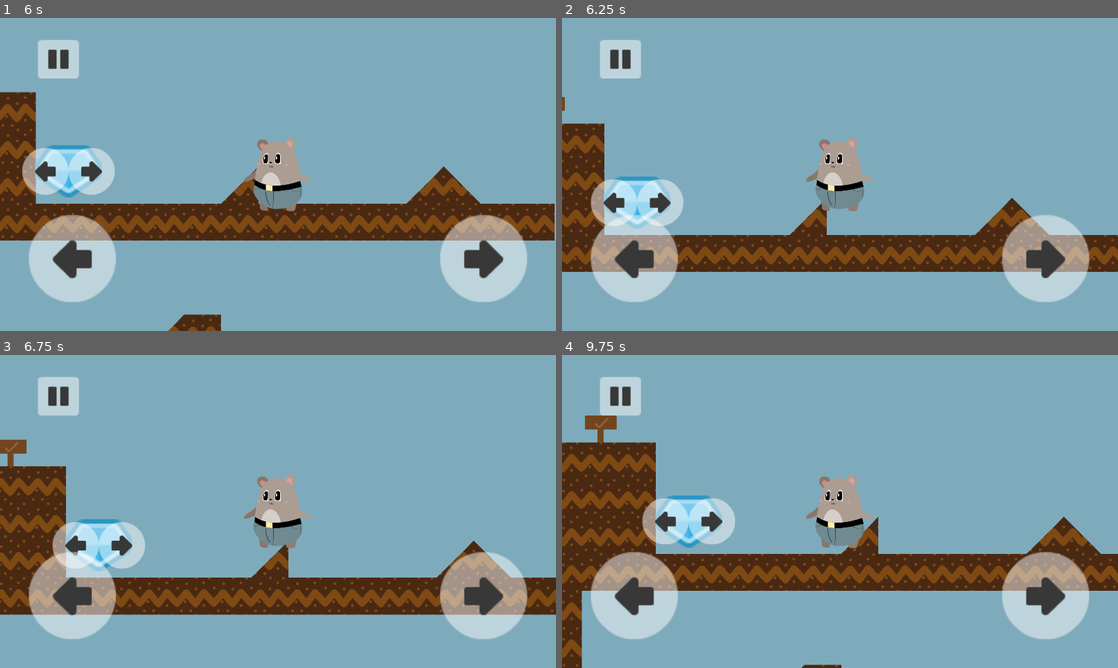
Above: before the commit, frames 1-4 (two rows, left to right).
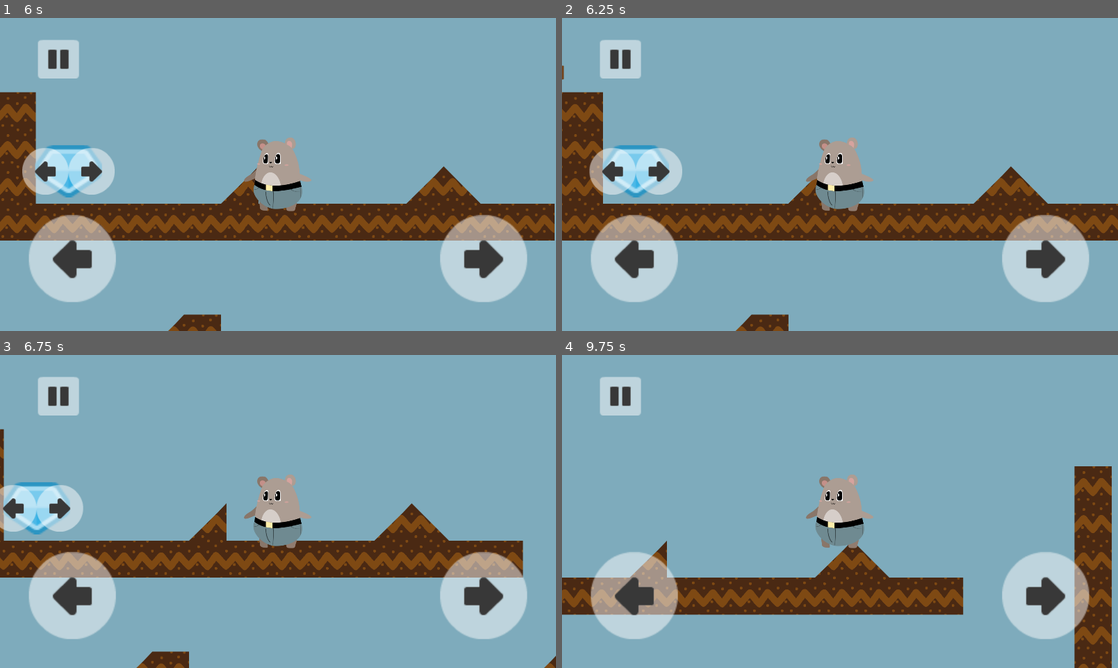
Above: after the commit, the same moments.

Repository: arnaudcoj/buttbutt_adventures
Game: Godot game, scene res://Main/scenes/Main.tscn
The game is run twice, just before and just after one commit, with the same random seed, the same clock (stepped at 60 frames per second) and the same inputs.
Inputs (mouse positions are in pixels of both pictures, inside the frame that each line leads up to):
- Up to frame 1 (6 s): tap Enter (ui_accept) at 0.5, 0.77, 1.52, 2, 4.25, 4.52, 5.27 s; move the mouse to (400, 158) at 0.52 s; hold Right (right_action) 0.53-2.03 s; click (400, 158) at 0.67 s; move the mouse to (166, 190) at 1.27 s; move the mouse to (333, 105) at 2.02 s; hold Left (left_action) 2.03-2.75 s; click (61, 58) at 2.75 s; click (350, 193) at 3.5 s; move the mouse to (250, 237) at 4.27 s; hold Right (right_action) 4.28-5.78 s; click (250, 237) at 4.42 s; move the mouse to (444, 221) at 5.02 s; move the mouse to (111, 127) at 5.77 s; hold Left (left_action) from 5.78 s (still down)
- Up to frame 2 (6.25 s): keep holding Left (left_action); tap Enter (ui_accept) at 6.02 s
- Up to frame 3 (6.75 s): move the mouse to (305, 511) at 6.52 s; release Left (left_action) at 6.53 s; hold Right (right_action) from 6.53 s (still down); click (305, 511) at 6.67 s
- Up to frame 4 (9.75 s): tap Enter (ui_accept) at 7.25, 7.52, 8.27, 8.75, 9.02 s; move the mouse to (756, 433) at 7.27 s; release Right (right_action) at 7.28 s; hold Left (left_action) 7.28-8.78 s; move the mouse to (962, 495) at 8.02 s; move the mouse to (728, 527) at 8.77 s; hold Right (right_action) from 8.78 s (still down); click (728, 527) at 8.92 s; move the mouse to (895, 442) at 9.52 s

Frame 1 is identical in both runs. In frame 2, 24% of the frame differs, in the area x 0-100%, y 15-100%; in frame 3, 26%; in frame 4, 27%, in the area x 0-100%, y 19-100%.
Error in both runs: Trying to assign value of type 'Node' to a variable of type 'KinematicBody2D'. (res://Main/scripts/Splash.gd:4)

Commit message:
minor improvements on ledge detector

Diff:
--- a/sources/entities/buttbutt/buttbutt.gd
+++ b/sources/entities/buttbutt/buttbutt.gd
@@ -30,20 +30,16 @@
 
 func can_grab_left_ledge():
 	if is_on_wall():
-		print("is on wall")
 		var ledge_position = null
 		if velocity.x < 0:
-			ledge_position = ledge_detectors.left_ledge_detector.get_ledge_position()
-		return ledge_position != null
+			return ledge_detectors.left_ledge_detector.can_grab_ledge()
 	return false
 
 func can_grab_right_ledge():
 	if is_on_wall():
-		print("is on wall")
 		var ledge_position = null
 		if velocity.x > 0:
-			ledge_position = ledge_detectors.right_ledge_detector.get_ledge_position()
-		return ledge_position != null
+			return ledge_detectors.right_ledge_detector.can_grab_ledge()
 	return false
 
 func on_pause():
--- a/sources/entities/buttbutt/physics/LedgeDetector.tscn
+++ b/sources/entities/buttbutt/physics/LedgeDetector.tscn
@@ -3,7 +3,7 @@
 [ext_resource path="res://entities/buttbutt/scripts/ledge_detector.gd" type="Script" id=1]
 
 [sub_resource type="RectangleShape2D" id=2]
-extents = Vector2( 10, 25 )
+extents = Vector2( 20, 50 )
 
 [node name="LedgeDetector" type="Node2D"]
 script = ExtResource( 1 )
@@ -15,7 +15,7 @@
 collision_layer = 8
 
 [node name="CollisionShape" type="CollisionShape2D" parent="SideArea"]
-position = Vector2( 0, 25 )
+position = Vector2( 0, 50 )
 shape = SubResource( 2 )
 
 [node name="RayCaster" type="RayCast2D" parent="."]
--- a/sources/entities/buttbutt/scripts/ledge_detector.gd
+++ b/sources/entities/buttbutt/scripts/ledge_detector.gd
@@ -3,11 +3,27 @@
 onready var side_area = $SideArea
 onready var raycaster = $RayCaster
 
+var enabled = true
+
+func _input(event):
+	if event.is_action_pressed("debug_toggle_platform_helpers"):
+		enabled = !enabled
+		if enabled:
+			print("enable ledge detection")
+		else:
+			print("disable ledge detection")
+
+
 func get_ledge_position():
+	if can_grab_ledge():
+		return raycaster.get_collision_point()
+	return null
+
+func can_grab_ledge():
+	if not enabled:
+		return false
 	var bodies = side_area.get_overlapping_bodies()
 	if bodies.size() == 0:
 		raycaster.force_raycast_update()
-		if raycaster.is_colliding():
-			return raycaster.get_collision_point()
-
-	return null
+		return raycaster.is_colliding()
+	return false
